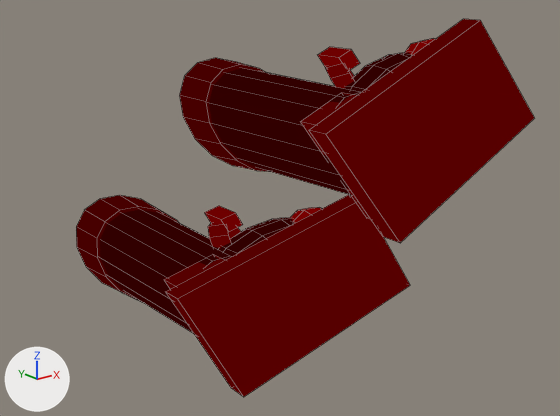
The Blender file art/models/item_millrace_boots.blend, before and after one commit.
Both versions are drawn from a camera (50 mm lens) standing at (-0.81, -0.791, 0.378) and looking at (-0.037, 0.176, -0.009). Arrows for +X, +Y and +Z are at lower left; the lights stay in place. The first picture is the older version. Mesh edges are drawn as thin lines.

The first picture shows 'buckle_a', 'cuff_a', 'cuff_b', 'foot_a', 'foot_b', 'heel_a', 'heel_b', 'shaft_a', 'shaft_b', 'sole_a', 'sole_b', 'strap_b' and 4 more.
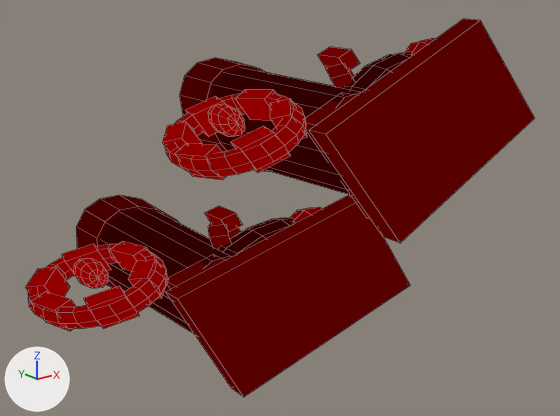
What differs and where, as boxes [x1, y1, x2, y2] in the pictures (560 x 416 px):
'rim_a', added (red): after [165, 93, 306, 177]
'rim_b', added (red): after [28, 244, 167, 328]
'hub_a', added (red): after [208, 104, 245, 137]
'paddle_a0', added (red): after [235, 90, 275, 121]
'paddle_b2', added (red): after [25, 267, 70, 297]
'hub_b', added (red): after [74, 258, 108, 288]
'paddle_a4', added (red): after [231, 126, 291, 173]
'paddle_b0', added (red): after [110, 241, 149, 271]
'paddle_b4', added (red): after [83, 286, 139, 329]
'paddle_a2', added (red): after [162, 122, 202, 147]
'paddle_a3', added (red): after [175, 143, 226, 180]
'paddle_a1', added (red): after [186, 97, 225, 136]
'paddle_b3', added (red): after [31, 291, 76, 331]
'paddle_b1', added (red): after [62, 244, 111, 273]
'paddle_b5', added (red): after [128, 259, 169, 299]
'paddle_a5', added (red): after [270, 98, 307, 138]

Diff of the bpy script that builds the scene:
```diff
--- a/art/models/item_millrace_boots.blend.py
+++ b/art/models/item_millrace_boots.blend.py
@@ ob_hub_a @@
+ob_hub_a = bpy.data.objects.new('hub_a', me_hub_a)  # a UV sphere (10 segments, 6 rings, poles along z) spanning x -0.95..0.95, y -1.0..1.0, z -1.0..1.0; in mat_id_10 (red #980000)
+ob_hub_a.parent = ob_lay
+ob_hub_a.location = (-0.142, -0.156, 0.02)
+ob_hub_a.rotation_euler = (0.0, 0.0, -0.314)  # degrees (0, 0, -18)
+ob_hub_a.scale = (0.022, 0.02, 0.022)
@@ ob_paddle_a5 @@
+ob_paddle_a5 = bpy.data.objects.new('paddle_a5', me_paddle_a5)  # a box spanning x -0.5..0.5, y -0.5..0.5, z -0.5..0.5; in mat_id_9 (red #910000)
+ob_paddle_a5.parent = ob_lay
+ob_paddle_a5.location = (-0.0865, -0.159, -0.033)
+ob_paddle_a5.rotation_euler = (0.0, -5.498, -0.314)  # degrees (0, -315, -18)
+ob_paddle_a5.scale = (0.028, 0.03, 0.05)
@@ ob_paddle_a4 @@
+ob_paddle_a4 = bpy.data.objects.new('paddle_a4', me_paddle_a4)  # a box spanning x -0.5..0.5, y -0.5..0.5, z -0.5..0.5; in mat_id_9 (red #910000)
+ob_paddle_a4.parent = ob_lay
+ob_paddle_a4.location = (-0.155, -0.136, -0.0524)
+ob_paddle_a4.rotation_euler = (0.0, -4.451, -0.314)  # degrees (0, -255, -18)
+ob_paddle_a4.scale = (0.028, 0.03, 0.05)
@@ ob_paddle_a3 @@
+ob_paddle_a3 = bpy.data.objects.new('paddle_a3', me_paddle_a3)  # a box spanning x -0.5..0.5, y -0.5..0.5, z -0.5..0.5; in mat_id_9 (red #910000)
+ob_paddle_a3.parent = ob_lay
+ob_paddle_a3.location = (-0.206, -0.12, 0.000589)
+ob_paddle_a3.rotation_euler = (0.0, -3.403, -0.314)  # degrees (0, -195, -18)
+ob_paddle_a3.scale = (0.028, 0.03, 0.05)
@@ ob_paddle_a2 @@
+ob_paddle_a2 = bpy.data.objects.new('paddle_a2', me_paddle_a2)  # a box spanning x -0.5..0.5, y -0.5..0.5, z -0.5..0.5; in mat_id_9 (red #910000)
+ob_paddle_a2.parent = ob_lay
+ob_paddle_a2.location = (-0.187, -0.126, 0.073)
+ob_paddle_a2.rotation_euler = (0.0, -2.356, -0.314)  # degrees (0, -135, -18)
+ob_paddle_a2.scale = (0.028, 0.03, 0.05)
@@ ob_paddle_a1 @@
+ob_paddle_a1 = bpy.data.objects.new('paddle_a1', me_paddle_a1)  # a box spanning x -0.5..0.5, y -0.5..0.5, z -0.5..0.5; in mat_id_9 (red #910000)
+ob_paddle_a1.parent = ob_lay
+ob_paddle_a1.location = (-0.119, -0.148, 0.0924)
+ob_paddle_a1.rotation_euler = (0.0, -1.309, -0.314)  # degrees (0, -75, -18)
+ob_paddle_a1.scale = (0.028, 0.03, 0.05)
@@ ob_paddle_a0 @@
+ob_paddle_a0 = bpy.data.objects.new('paddle_a0', me_paddle_a0)  # a box spanning x -0.5..0.5, y -0.5..0.5, z -0.5..0.5; in mat_id_9 (red #910000)
+ob_paddle_a0.parent = ob_lay
+ob_paddle_a0.location = (-0.0681, -0.165, 0.0394)
+ob_paddle_a0.rotation_euler = (0.0, -0.262, -0.314)  # degrees (0, -15, -18)
+ob_paddle_a0.scale = (0.028, 0.03, 0.05)
@@ ob_rim_a @@
+ob_rim_a = bpy.data.objects.new('rim_a', me_rim_a)  # 144 vertices, 144 faces; spans x -0.098..0.098, y -0.098..0.098, z -0.011..0.011; in mat_id_8 (red #890000)
+ob_rim_a.parent = ob_lay
+ob_rim_a.location = (-0.137, -0.142, 0.02)
+ob_rim_a.rotation_euler = (1.571, 0.0, -0.314)  # degrees (90, 0, -18)
@@ ob_hub_b @@
+ob_hub_b = bpy.data.objects.new('hub_b', me_hub_b)  # a UV sphere (10 segments, 6 rings, poles along z) spanning x -0.95..0.95, y -1.0..1.0, z -1.0..1.0; in mat_id_10 (red #980000)
+ob_hub_b.parent = ob_lay
+ob_hub_b.location = (-0.334, 0.0545, 0.22)
+ob_hub_b.rotation_euler = (0.0, 0.0, -0.175)  # degrees (0, 0, -10)
+ob_hub_b.scale = (0.022, 0.02, 0.022)
@@ ob_paddle_b5 @@
+ob_paddle_b5 = bpy.data.objects.new('paddle_b5', me_paddle_b5)  # a box spanning x -0.5..0.5, y -0.5..0.5, z -0.5..0.5; in mat_id_9 (red #910000)
+ob_paddle_b5.parent = ob_lay
+ob_paddle_b5.location = (-0.28, 0.0601, 0.167)
+ob_paddle_b5.rotation_euler = (0.0, -5.498, -0.175)  # degrees (0, -315, -10)
+ob_paddle_b5.scale = (0.028, 0.03, 0.05)
@@ ob_paddle_b4 @@
+ob_paddle_b4 = bpy.data.objects.new('paddle_b4', me_paddle_b4)  # a box spanning x -0.5..0.5, y -0.5..0.5, z -0.5..0.5; in mat_id_9 (red #910000)
+ob_paddle_b4.parent = ob_lay
+ob_paddle_b4.location = (-0.351, 0.0727, 0.148)
+ob_paddle_b4.rotation_euler = (0.0, -4.451, -0.175)  # degrees (0, -255, -10)
+ob_paddle_b4.scale = (0.028, 0.03, 0.05)
@@ ob_paddle_b3 @@
+ob_paddle_b3 = bpy.data.objects.new('paddle_b3', me_paddle_b3)  # a box spanning x -0.5..0.5, y -0.5..0.5, z -0.5..0.5; in mat_id_9 (red #910000)
+ob_paddle_b3.parent = ob_lay
+ob_paddle_b3.location = (-0.403, 0.0819, 0.201)
+ob_paddle_b3.rotation_euler = (0.0, -3.403, -0.175)  # degrees (0, -195, -10)
+ob_paddle_b3.scale = (0.028, 0.03, 0.05)
@@ ob_paddle_b2 @@
+ob_paddle_b2 = bpy.data.objects.new('paddle_b2', me_paddle_b2)  # a box spanning x -0.5..0.5, y -0.5..0.5, z -0.5..0.5; in mat_id_9 (red #910000)
+ob_paddle_b2.parent = ob_lay
+ob_paddle_b2.location = (-0.384, 0.0785, 0.273)
+ob_paddle_b2.rotation_euler = (0.0, -2.356, -0.175)  # degrees (0, -135, -10)
+ob_paddle_b2.scale = (0.028, 0.03, 0.05)
@@ ob_paddle_b1 @@
+ob_paddle_b1 = bpy.data.objects.new('paddle_b1', me_paddle_b1)  # a box spanning x -0.5..0.5, y -0.5..0.5, z -0.5..0.5; in mat_id_9 (red #910000)
+ob_paddle_b1.parent = ob_lay
+ob_paddle_b1.location = (-0.313, 0.0659, 0.292)
+ob_paddle_b1.rotation_euler = (0.0, -1.309, -0.175)  # degrees (0, -75, -10)
+ob_paddle_b1.scale = (0.028, 0.03, 0.05)
@@ ob_paddle_b0 @@
+ob_paddle_b0 = bpy.data.objects.new('paddle_b0', me_paddle_b0)  # a box spanning x -0.5..0.5, y -0.5..0.5, z -0.5..0.5; in mat_id_9 (red #910000)
+ob_paddle_b0.parent = ob_lay
+ob_paddle_b0.location = (-0.261, 0.0567, 0.239)
+ob_paddle_b0.rotation_euler = (0.0, -0.262, -0.175)  # degrees (0, -15, -10)
+ob_paddle_b0.scale = (0.028, 0.03, 0.05)
@@ ob_rim_b @@
+ob_rim_b = bpy.data.objects.new('rim_b', me_rim_a.copy())
+ob_rim_b.parent = ob_lay
+ob_rim_b.location = (-0.332, 0.0693, 0.22)
+ob_rim_b.rotation_euler = (1.571, 0.0, -0.175)  # degrees (90, 0, -10)
```
